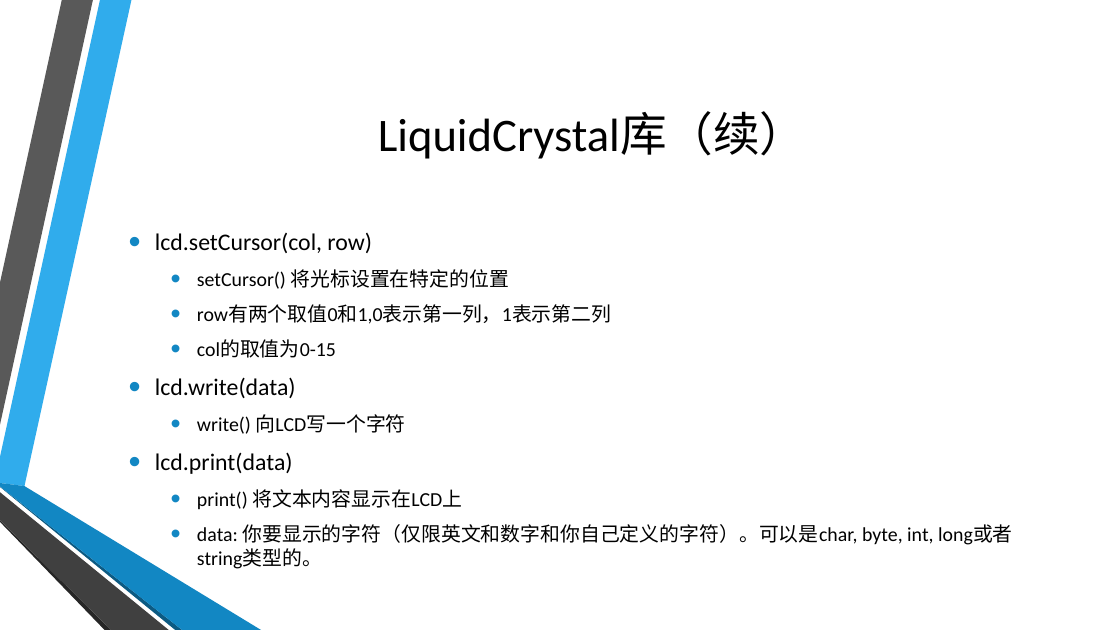
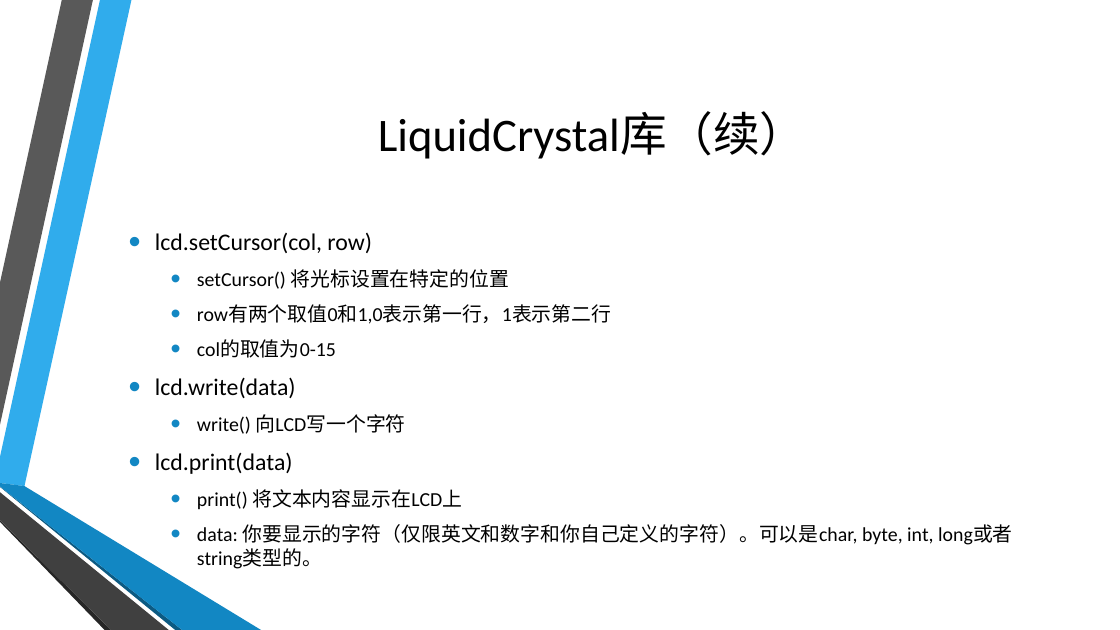
Before and after one commit to coco-hkk/arduino-courses, a slide deck: slide 21 of 课程/2/2.pptx. Drawn at 1120x630 pixels with LibreOffice and Linux fonts; fonts in the diff are those of the drawing; background and template pictures are left out. Boxes give left, top, right and bottom in pixels: in the first picture for what was removed or moved away, otherwise in the second. Text is boxed around its words. In the diff, an @@ line names an element or a change of style, - is before the commit and + after.

```diff
--- a/课程/2/2.pptx
+++ b/课程/2/2.pptx
@@ text at [197, 304, 611, 324]: text changed @@
-  • row有两个取值0和1,0表示第一列，1表示第二列
+  • row有两个取值0和1,0表示第一行，1表示第二行
```
Also in this commit, not shown: 54 other files.
